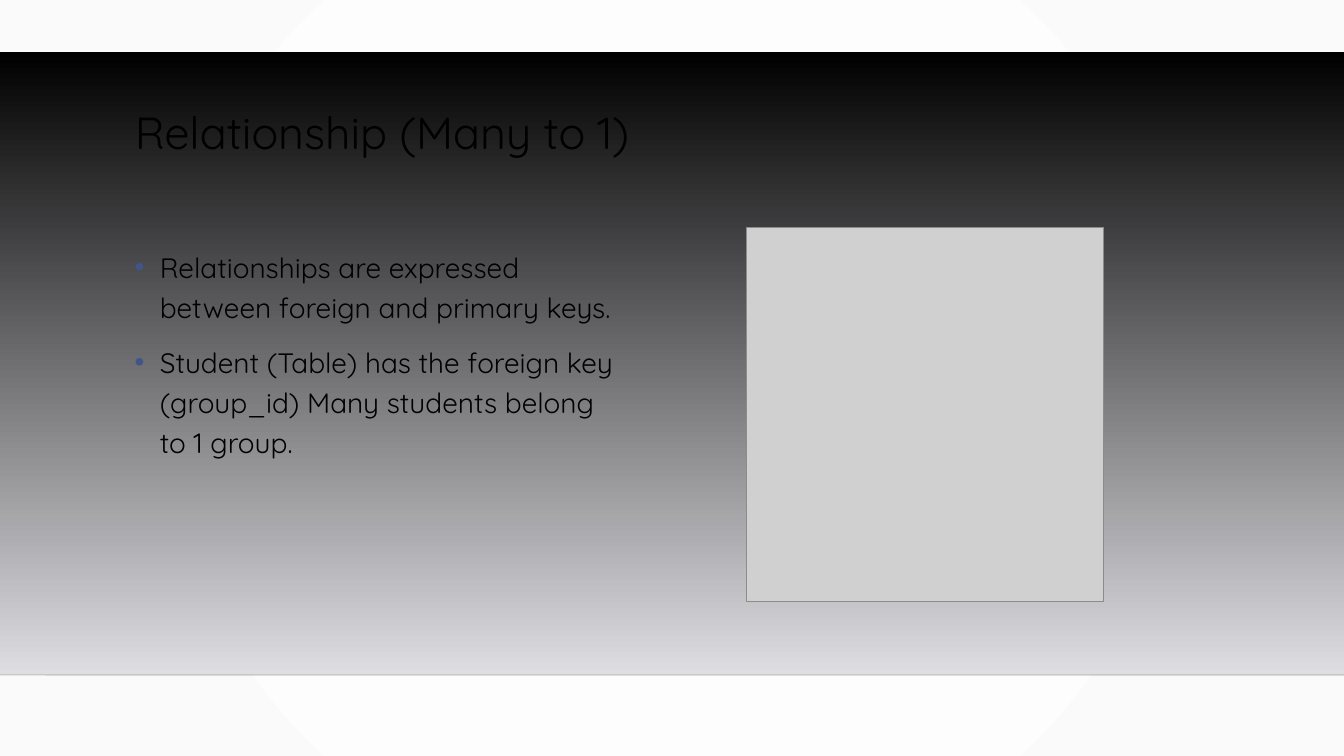
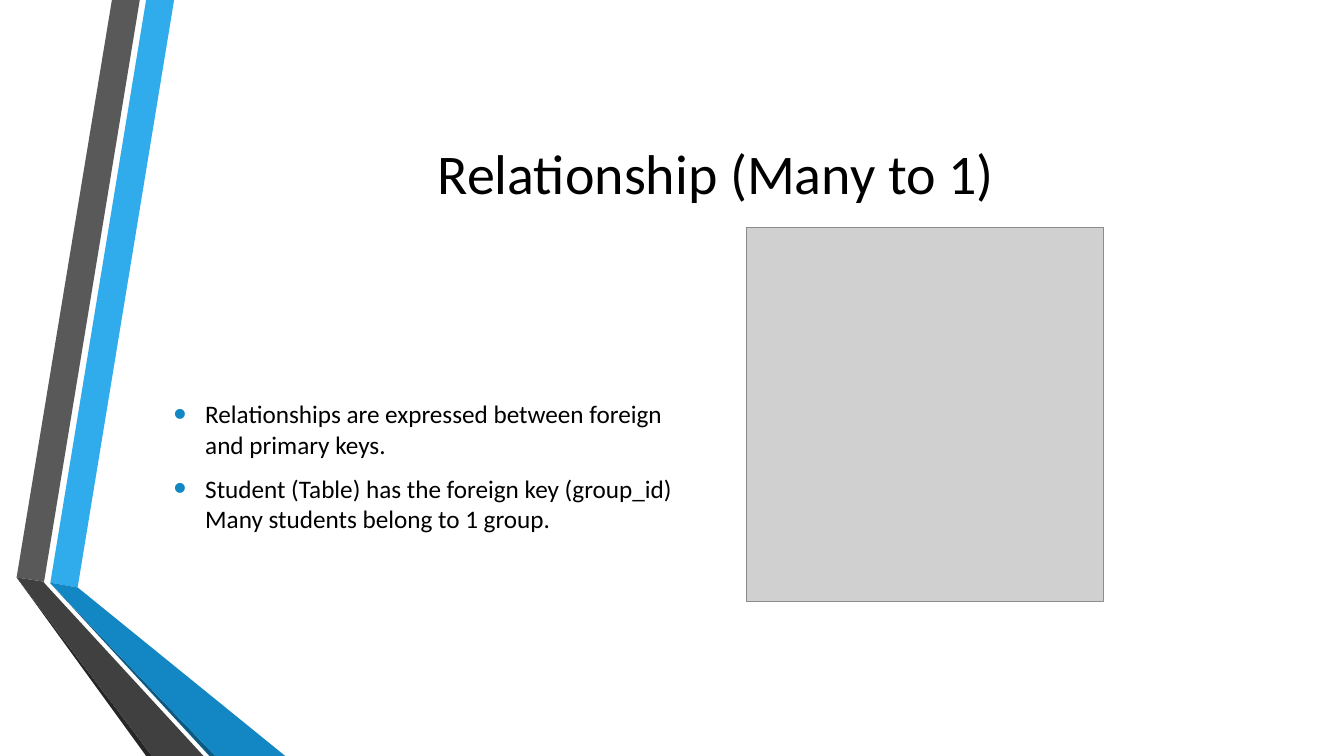
Before and after one commit to MGIS-UMN/GIS5577_week7, a slide deck: slide 9 of Entity_Relationship_Diagram.odp. Drawn at 1344x756 pixels with LibreOffice and Linux fonts; fonts in the diff are those of the drawing; grey boxes stand for pictures; background and template pictures are left out. Boxes give left, top, right and bottom in pixels: in the first picture for what was removed or moved away, otherwise in the second. Text is boxed around its words. In the diff, an @@ line names an element or a change of style, - is before the commit and + after.

```diff
--- a/Entity_Relationship_Diagram.odp
+++ b/Entity_Relationship_Diagram.odp
@@ background gradient #FFFFFF to #FAFAFA to picture (left out) @@
@@ freeform shape removed at <box>0,51,1344,675</box> @@
@@ title "Relationship (Many to 1)": place and size @@
-title "Relationship (Many to 1)" at <box>135,96,629,163</box>
+title "Relationship (Many to 1)" at <box>438,153,993,203</box>
@@ title "Relationship (Many to 1)" at <box>438,153,993,203</box>: size 32 to 40 pt, font Quicksand to Calibri; alignment left to centre; line spacing 0.9 to 1; vertical alignment top to middle @@
@@ text "Relationships are expressed between foreign ...": place and size @@
-text "Relationships are expressed between foreign ..." at <box>160,257,613,459</box>
+text "Relationships are expressed between foreign ..." at <box>205,405,672,533</box>
@@ text "Relationships are expressed between foreign ..." at <box>205,405,672,533</box>: size 20 to 18 pt, font Quicksand to Calibri; indent changed; line spacing 1.2 to 1; bullet colour #415588 to #1287C3; vertical alignment top to middle @@
@@ group added at <box>16,0,285,756</box>: 6 freeform shapes @@
@@ line removed from (0, 675) to (1344, 675) @@
```
Also in this commit, not shown: 12 other slides changed, 2 other files.
